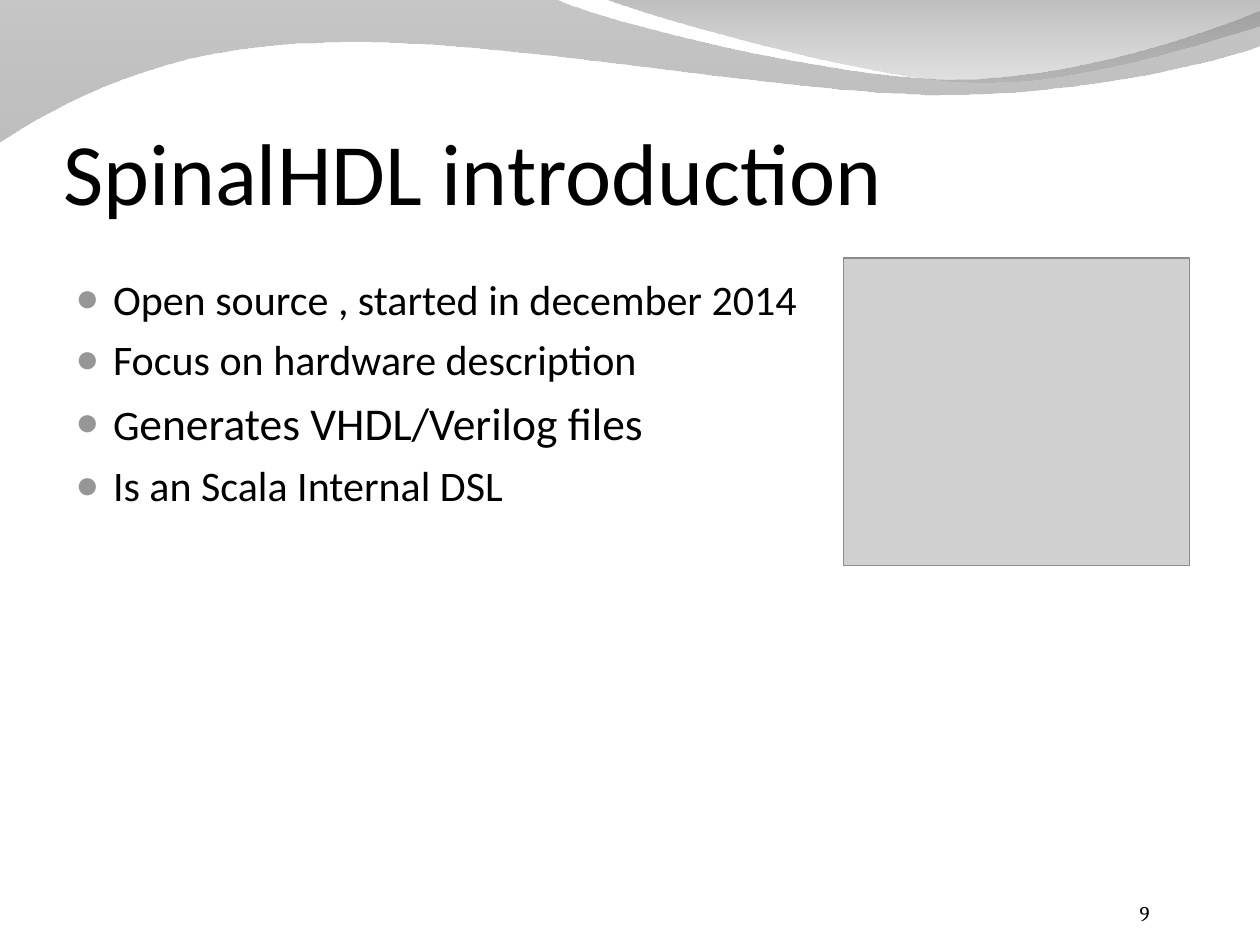
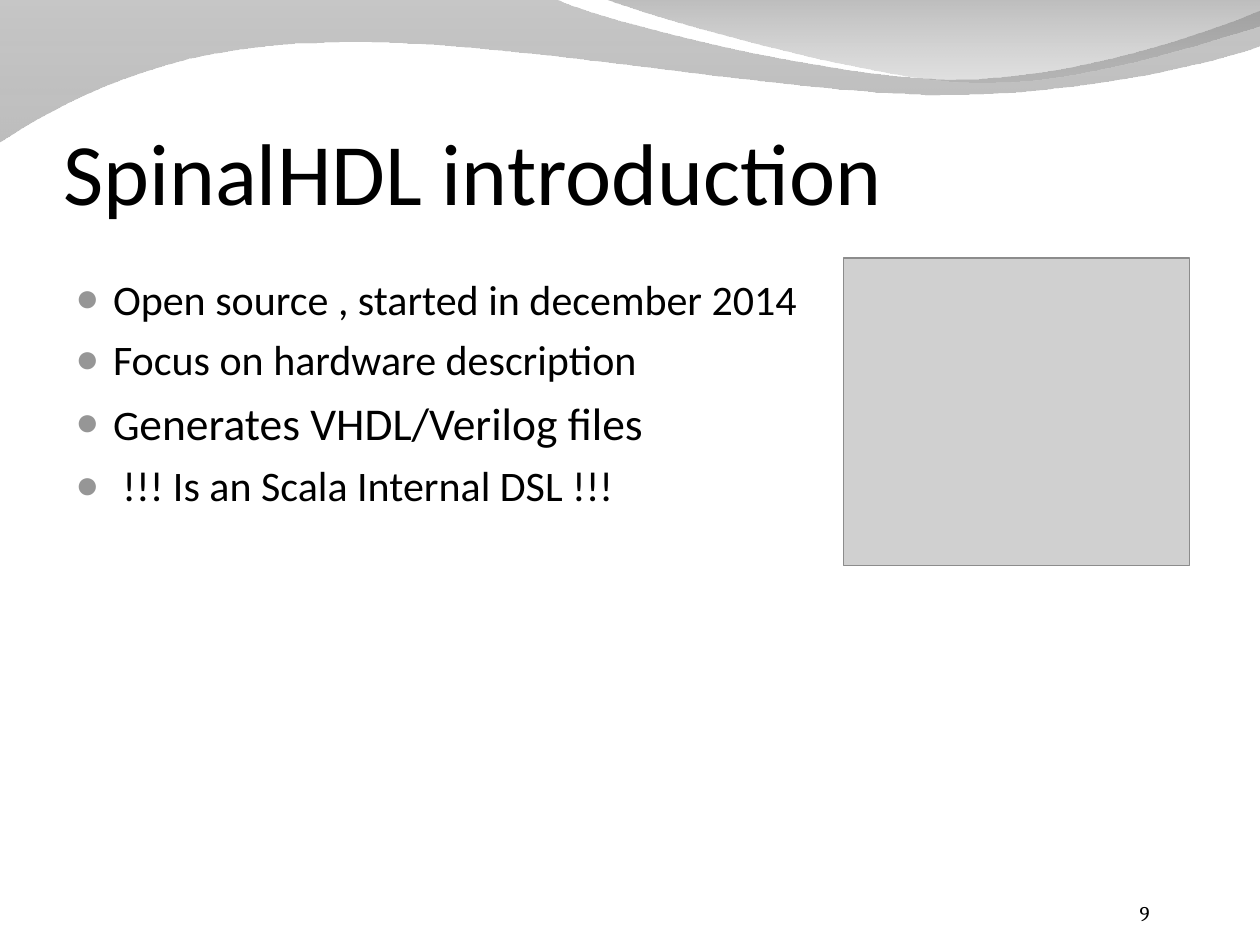
Before and after one commit to SpinalHDL/SpinalDoc, a slide deck: slide 9 of presentation/en/presentation_dsl.odp. Drawn at 1260x945 pixels with LibreOffice and Linux fonts; fonts in the diff are those of the drawing; grey boxes stand for pictures; background and template pictures are left out. Boxes give left, top, right and bottom in pixels: in the first picture for what was removed or moved away, otherwise in the second. Text is boxed around its words. In the diff, an @@ line names an element or a change of style, - is before the commit and + after.

```diff
--- a/presentation/en/presentation_dsl.odp
+++ b/presentation/en/presentation_dsl.odp
@@ text at [173, 471, 563, 502]: text changed @@
-● Is an Scala Internal DSL
+● !!! Is an Scala Internal DSL !!!
```
Also in this commit, not shown: 7 other slides changed, 4 slides added, 1 other file.
